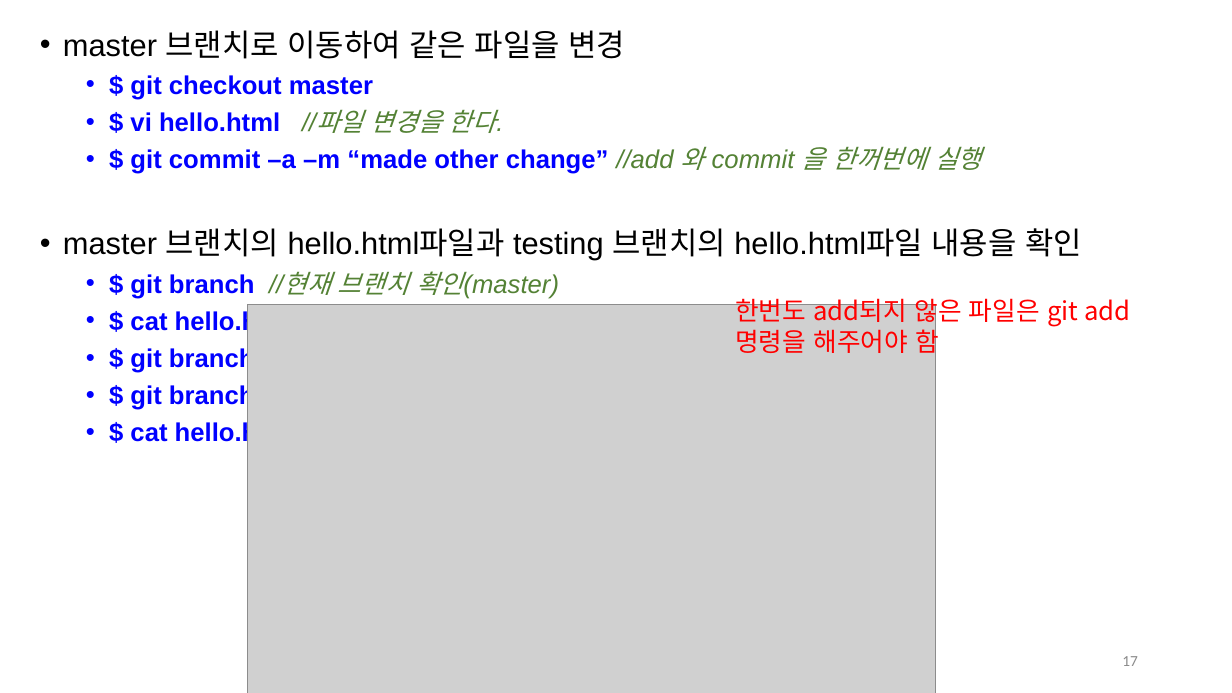
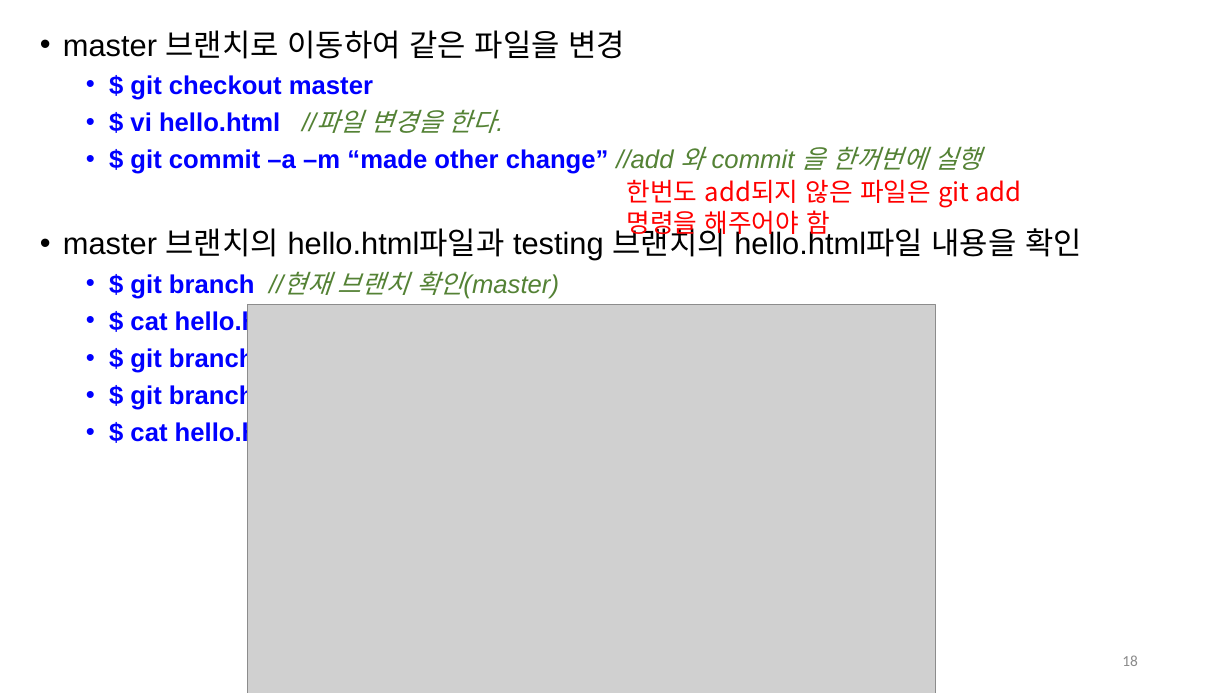
Before and after one commit to Open-Source-Programming/OpenSource-Lec, a slide deck: slide 18 of 07-Git2.pptx (slide 17 before the commit). Drawn at 1232x693 pixels with LibreOffice and Linux fonts; fonts in the diff are those of the drawing; grey boxes stand for pictures; background and template pictures are left out. Boxes give left, top, right and bottom in pixels: in the first picture for what was removed or moved away, otherwise in the second. Text is boxed around its words. In the diff, an @@ line names an element or a change of style, - is before the commit and + after.

```diff
--- a/07-Git2.pptx
+++ b/07-Git2.pptx
@@ text "한번도 add되지 않은 파일은 git ..." rewrapped from box(735, 294, 1078, 358) to box(627, 179, 969, 239) @@
@@ page number at box(1122, 655, 1138, 666): text changed @@
-17
+18
```
Also in this commit, not shown: 13 other slides changed, 1 slide added, 1 other file.
